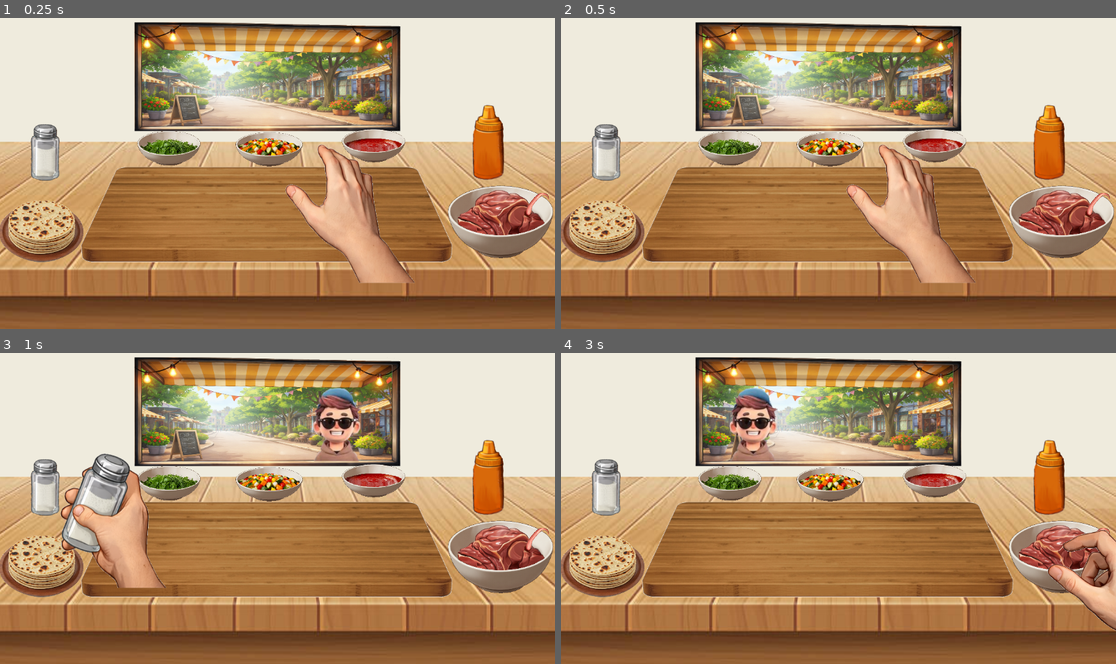
Above: before the commit, frames 1-4 (two rows, left to right).
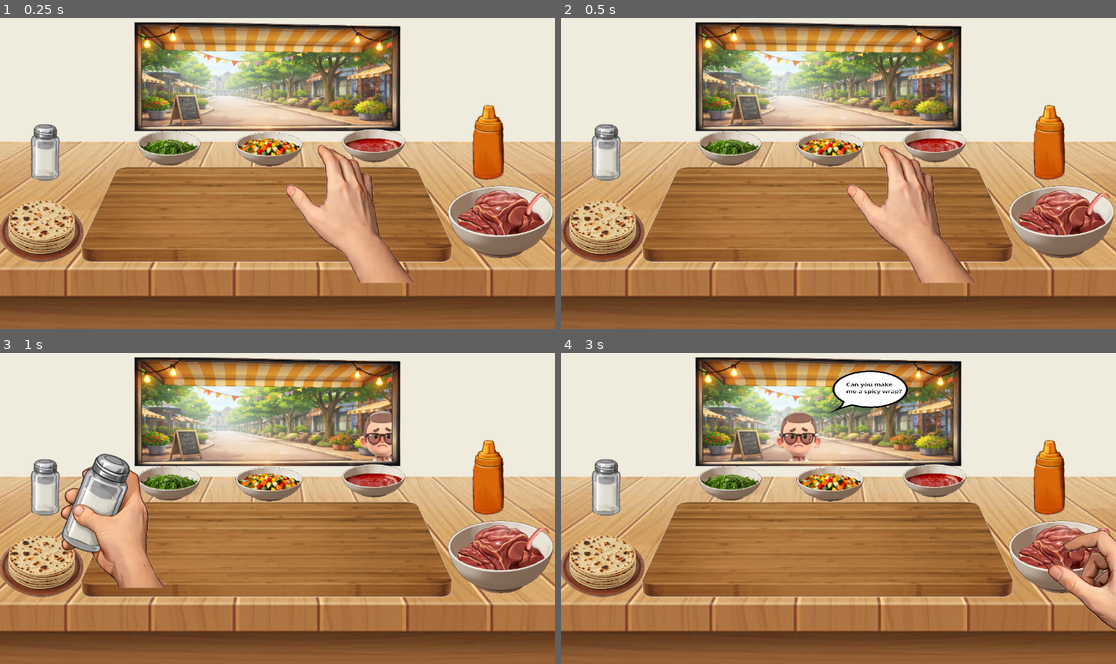
Above: after the commit, the same moments.

Repository: JensVL96/RatKebab
Game: Godot game, scene res://workstation.tscn
Two runs of this game, one before a commit and one after it. Both use one fixed random seed, a clock stepped at 60 frames per second and the inputs below.
Inputs (mouse positions are in pixels of both pictures, inside the frame that each line leads up to):
- Up to frame 1 (0.25 s): no input
- Up to frame 2 (0.5 s): no input
- Up to frame 3 (1 s): move the mouse to (44, 486) at 0.52 s; click (44, 486) at 0.67 s
- Up to frame 4 (3 s): move the mouse to (1049, 477) at 1.27 s; click (1049, 477) at 1.42 s; move the mouse to (605, 564) at 2.02 s; click (605, 564) at 2.17 s; move the mouse to (1060, 555) at 2.77 s; click (1060, 555) at 2.92 s

Frame 1 is identical in both runs. In frame 2, less than 0.1% of the frame differs, in the area x 69-71%, y 14-35%; in frame 3, 2.2%; in frame 4, 3.6%, in the area x 30-63%, y 5-35%.

Commit message:
working game with bugs

Diff:
--- /dev/null
+++ b/Customer.tscn
@@ -0,0 +1,15 @@
+[gd_scene format=3 uid="uid://bsxagvx4c6rey"]
+
+[ext_resource type="Script" uid="uid://cx0cn1gb12ed5" path="res://customer.gd" id="1_0n5xi"]
+[ext_resource type="Texture2D" uid="uid://buqniaddwmy6n" path="res://Window/People.png" id="2_axlab"]
+
+[node name="Customer" type="Control" unique_id=437419248]
+layout_mode = 3
+anchors_preset = 0
+mouse_filter = 2
+script = ExtResource("1_0n5xi")
+sprite_sheet = ExtResource("2_axlab")
+enter_x = 800
+stop_x = 200
+
+[node name="Person" type="Sprite2D" parent="." unique_id=29123221]
--- a/customer.gd
+++ b/customer.gd
@@ -1,51 +1,187 @@
-extends Node2D
+extends Control
+
+signal finished_wrap(reaction: String)  # "Perfect", "Fine", "Had better", "Terrible"
 
 @export var sprite_sheet: Texture2D
 @export var columns: int = 4
 @export var rows: int = 5
 
-@export var enter_x := 1000    # offscreen right
-@export var stop_x := 500      # middle of window
-@export var exit_x := -200     # offscreen left
-@export var move_speed := 300
-@export var wait_time := 1.0   # pause in middle
+@export var enter_x := 1000
+@export var stop_x := 500
+@export var exit_x := -200
+@export var move_speed := 300.0
+@export var wait_time := 1.0
 
-enum State { ENTERING, WAITING, LEAVING }
+enum State { ENTERING, WAITING, INTERACTING, REACTING, LEAVING }
 var state := State.ENTERING
 var timer := 0.0
+var waiting_entered := false
+
+var request_texts := [
+	"I'd like a \nsweet wrap!",
+	"One juicy wrap, \nplease.",
+	"Can you make \nme a spicy wrap?",
+]
+
+const MAX_INGREDIENTS = 8
+const FULL_PROFILE_MIN = 5
+const MEAT_BASE = 12
+const FULL_PROFILE_BONUS = 2
+const STACK_MULTIPLIER = 1.2
+const PREF_MULTIPLIER = 1.2
+enum Flavor { NONE, SWEET, SPICY, JUICY }
+var wrap_ingredients: Array = []  # strings: ["salt", "herbs", "rat_meat", ...]
+var has_tortilla := false
+var has_meat := false
+
+var ingredient_flavors = {
+	"herbs": [Flavor.JUICY],
+	"vegetables": [Flavor.JUICY],
+	"salt": [Flavor.SPICY],
+	"red_sauce": [Flavor.SPICY, Flavor.SWEET],
+	"yellow_condiment": [Flavor.SWEET],
+	"rat_meat": [Flavor.NONE],
+	"tortilla": [] # neutral
+}
 
 @onready var person_sprite: Sprite2D = $Person
+var window: Node = null
 
 func _ready():
-	# Assign sprite texture and random frame
 	person_sprite.texture = sprite_sheet
 	person_sprite.hframes = columns
 	person_sprite.vframes = rows
 	person_sprite.frame = randi() % (columns * rows)
 
-	# Start offscreen right
-	position = Vector2(enter_x, 150)
+	# start offscreen
+	position = Vector2(enter_x, 160)
 
 func _process(delta):
 	match state:
+
 		State.ENTERING:
-			position = position.move_toward(Vector2(stop_x, position.y), move_speed * delta)
+			position.x = move_toward(position.x, stop_x, move_speed * delta)
 			if abs(position.x - stop_x) < 1:
 				position.x = stop_x
 				state = State.WAITING
 				timer = wait_time
 
 		State.WAITING:
+			if not waiting_entered:
+				waiting_entered = true
+				if window:
+					window.show_bubble(request_texts.pick_random())
+
+		State.REACTING:
 			timer -= delta
 			if timer <= 0:
 				state = State.LEAVING
 
 		State.LEAVING:
-			position = position.move_toward(Vector2(exit_x, position.y), move_speed * delta)
-			if abs(position.x - exit_x) < 1:
-				# Loop back to start
-				position.x = enter_x
-				state = State.ENTERING
+			position.x = move_toward(position.x, exit_x, move_speed * delta)
+			if position.x <= exit_x:
+				if window:
+					window.hide_bubble()
+					window.spawn_customer()
+				queue_free()
 
-				# Swap person frame for next loop
-				person_sprite.frame = randi() % (columns * rows)
+func add_ingredient(ingredient: String):
+	if wrap_ingredients.size() >= MAX_INGREDIENTS:
+		print("Cannot add more ingredients: ", ingredient)
+		return # cannot add more
+
+	wrap_ingredients.append(ingredient)
+	if ingredient == "rat_meat":
+		has_meat = true
+	if ingredient == "tortilla":
+		has_tortilla = true
+
+	print("Added ingredient:", ingredient)
+	print("Wrap now has:", wrap_ingredients)
+	print("Has meat:", has_meat, "Has tortilla:", has_tortilla)
+
+func score_wrap(request_flavor: Flavor) -> float:
+	print("Scoring wrap. Ingredients:", wrap_ingredients)
+	print("Has tortilla:", has_tortilla, "Has meat:", has_meat)
+
+	if not has_meat or not has_tortilla:
+		print("Wrap incomplete during scoring!")
+		return -MEAT_BASE  # incomplete wrap
+
+	var total_score = 0.0
+	var prev_flavor: Flavor = Flavor.NONE
+
+	for ing in wrap_ingredients:
+		if not ingredient_flavors.has(ing):
+			continue
+
+		var ing_score = 1.0  # base score per ingredient
+
+		# multiplier for customer preference
+		for f in ingredient_flavors[ing]:
+			if f == request_flavor:
+				ing_score *= PREF_MULTIPLIER
+
+		# stacking bonus if same flavor repeats
+		if prev_flavor != Flavor.NONE and prev_flavor not in ingredient_flavors[ing]:
+			ing_score *= STACK_MULTIPLIER
+
+		total_score += ing_score
+
+		# remember last flavor for stacking
+		if ingredient_flavors[ing].size() > 0:
+			prev_flavor = ingredient_flavors[ing][0]
+		else:
+			prev_flavor = Flavor.NONE
+
+	# full profile bonus
+	if wrap_ingredients.size() >= FULL_PROFILE_MIN:
+		total_score += FULL_PROFILE_BONUS
+
+	# final score subtract meat dominance
+	return total_score - MEAT_BASE
+
+
+func give_wrap(hand_node: Node):
+	if state != State.WAITING:
+		return
+
+	if not has_tortilla or not has_meat:
+		if window:
+			window.show_bubble("Wrap incomplete!")
+		return
+
+	if hand_node.hand_type != hand_node.HandType.WRAP:
+		if window:
+			window.show_bubble("I need a folded wrap!")
+		return
+
+	var request_flavor = Flavor.values()[randi() % 3]  # example: randomly pick requested flavor
+	var score = score_wrap(request_flavor)
+	var reaction = ""
+	print("final score: ", score)
+
+	if score >= -1:
+		reaction = "Perfect!"
+	elif score >= -3:
+		reaction = "Fine."
+	elif score >= -5:
+		reaction = "Had better!"
+	else:
+		reaction = "Terrible!"
+
+	if window:
+		window.show_bubble(reaction)
+		emit_signal("finished_wrap", reaction)
+
+	state = State.REACTING
+	timer = 1.5
+
+	# reset hand
+	hand_node.hand_type = hand_node.HandType.NONE
+	hand_node.texture = hand_node.hand_default
+
+	# reset wrap
+	wrap_ingredients.clear()
+	has_meat = false
+	has_tortilla = false
--- a/hand_default.gd
+++ b/hand_default.gd
@@ -14,6 +14,7 @@
 @onready var hand_sauce = preload("res://Hand/HandSauce.png")
 
 @onready var wrapping_station := get_node("/root/Workstation/Wrapping")
+var current_customer: Node = null
 
 enum HandType { NONE, TORTILLA, MEAT, VEG, HERBS, SAUCE, CONDIMENT, SPICE, WRAP }
 var hand_type: HandType = HandType.NONE
@@ -36,6 +37,7 @@
 	# Replace hand sprite with wrap-holding sprite
 	texture = hand_wrap  # or whatever sprite indicates holding the folded wrap
 	# Optionally, you could parent the folded wrap to the hand here
+	hand_type = HandType.WRAP
 	print("Wrap folded! Hand can now pick it up.")
 
 #func _input(event):
--- /dev/null
+++ b/interact.gd
@@ -0,0 +1,8 @@
+extends Area2D
+
+
+func _input_event(viewport, event, shape_idx):
+	if event is InputEventMouseButton and event.pressed:
+		var customer = get_parent()  # Area2D parent is Customer
+		customer.give_wrap()
+		print("customer received the wrap")
--- a/window.gd
+++ b/window.gd
@@ -1,17 +1,104 @@
 extends Node2D
 
 @export var customer_scene: PackedScene
-@onready var people_layer := $CustomerSpawner  # Node2D to hold customers
+
+@onready var bubble := $Bubble
+@onready var bubble_label := $Bubble/Label
+@onready var hand := get_node("/root/Workstation/Hand/HandDefault")
+
+var current_customer: Control = null
+
+var is_closing := false
+@export var shutter_speed := 500.0  # pixels per second
+@onready var shutter := $Shutter
 
 func _ready():
-	# Spawn first customer for testing
+	bubble.visible = false
 	spawn_customer()
 
+func _process(delta):
+	# move shutter down if restaurant is closing
+	shutter.position.y += shutter_speed * delta/10
+	if shutter.position.y >= 0:
+		shutter.position.y = 0
+		set_process(false)
+		print("Restaurant fully closed.")
+
+func show_bubble(text: String):
+	bubble.visible = true
+	bubble_label.text = text
+
+func hide_bubble():
+	bubble.visible = false
+
+@export var perfect_count := 0
+@export var terrible_count := 0
+const PERFECT_LIMIT := 3
+const TERRIBLE_LIMIT := 3
+
+func shutdown_restaurant():
+	if is_closing:
+		return
+	is_closing = true
+	print("Restaurant shut down!")
+
+	# show shutter parts
+	shutter.get_node("ShutterBlinds").visible = true
+	shutter.get_node("ShutterPoster").visible = true
+	shutter.get_node("ShutterPoster/ShutterText").visible = true
+
+	# start above viewport
+	shutter.position.y = -shutter.size.y*2
+
+	set_process(true)  # animate in _process
+
+func celebrate_success():
+	if is_closing:
+		return
+	is_closing = true
+	print("Restaurant success!")
+
+	# show shutter parts
+	$Newspaper.visible = true
+
+func _on_customer_finished(reaction: String):
+	match reaction:
+		"Perfect!":
+			perfect_count += 1
+			if perfect_count >= PERFECT_LIMIT:
+				celebrate_success()
+		"Terrible!":
+			terrible_count += 1
+			if terrible_count >= TERRIBLE_LIMIT:
+				await get_tree().create_timer(2.0).timeout
+				shutdown_restaurant()
+
 func spawn_customer():
+	if is_closing:
+		return
 	if customer_scene == null:
 		push_error("Customer scene not assigned!")
 		return
 
-	var c = customer_scene.instantiate()
-	people_layer.add_child(c)
-	c.position = Vector2(c.enter_x, 200)  # start offscreen
+	# safety: only one customer at a time
+	if current_customer:
+		current_customer.queue_free()
+
+	var c := customer_scene.instantiate() as Control
+	$WindowContainer/CustomerSpawner.add_child(c)
+	#add_child(c)                 # <-- directly under Window
+	current_customer = c
+	hand.current_customer = c    # hand knows who it's serving
+	c.window = self
+	c.connect("finished_wrap", Callable(self, "_on_customer_finished"))
+
+func _on_interact_input_event(
+	viewport: Node,
+	event: InputEvent,
+	shape_idx: int
+) -> void:
+	if event is InputEventMouseButton and event.pressed:
+		print("interacting with customer")
+		if current_customer:
+			print("giving him food")
+			current_customer.give_wrap(hand)
--- a/workstation.tscn
+++ b/workstation.tscn
@@ -4,18 +4,20 @@
 [ext_resource type="Texture2D" uid="uid://ds5rinai41b8v" path="res://tableGraphic.jpg" id="1_lh6un"]
 [ext_resource type="Script" uid="uid://dup8mtiwsrd1j" path="res://window.gd" id="1_t2qr7"]
 [ext_resource type="Texture2D" uid="uid://bsw46gajne6g6" path="res://resources/CuttingBoard.png" id="2_0gv1q"]
+[ext_resource type="PackedScene" uid="uid://bsxagvx4c6rey" path="res://Customer.tscn" id="2_ex53a"]
 [ext_resource type="Texture2D" uid="uid://cld3qc5tf2cdx" path="res://Hand/HandDefault.png" id="2_oys21"]
 [ext_resource type="Texture2D" uid="uid://ct3fpejjarghu" path="res://Window/WindowFrame.png" id="2_ygi8u"]
 [ext_resource type="Texture2D" uid="uid://dmrxxkuoo0frm" path="res://resources/TortillaPLate.png" id="3_7fv2r"]
+[ext_resource type="Texture2D" uid="uid://c22mul5k58x2p" path="res://Window/ShutterWindow.png" id="3_int05"]
 [ext_resource type="Script" uid="uid://b052n3b7b582v" path="res://hand_default.gd" id="3_rvujf"]
+[ext_resource type="Texture2D" uid="uid://bywyp87mbhq4h" path="res://Window/SuccessPaper.png" id="3_t0b03"]
 [ext_resource type="Texture2D" uid="uid://bhh7nbeuich0v" path="res://resources/Salt.png" id="3_tklhv"]
-[ext_resource type="Script" uid="uid://cx0cn1gb12ed5" path="res://customer.gd" id="3_ygi8u"]
 [ext_resource type="Texture2D" uid="uid://su0134nle8se" path="res://resources/Condiment.png" id="4_8ts6e"]
 [ext_resource type="Texture2D" uid="uid://bdipfnjisi4xq" path="res://resources/MeatBowl.png" id="4_bsjfv"]
 [ext_resource type="Texture2D" uid="uid://b512pa3ivu3c0" path="res://resources/HerbBowl.png" id="5_b5nh1"]
 [ext_resource type="Texture2D" uid="uid://bpakflqoh131c" path="res://resources/VegBowl.png" id="5_bsjfv"]
-[ext_resource type="Texture2D" uid="uid://buqniaddwmy6n" path="res://Window/People.png" id="5_ex53a"]
 [ext_resource type="Texture2D" uid="uid://bjv3foslx1pv2" path="res://resources/SauceBowl.png" id="6_6bswh"]
+[ext_resource type="Texture2D" uid="uid://badv03l570wm5" path="res://Window/Bubble.png" id="6_int05"]
 [ext_resource type="Texture2D" uid="uid://dm5tohah5sioa" path="res://resources/WrapStation.png" id="8_b5nh1"]
 [ext_resource type="Script" uid="uid://c52jqpyfs2jfi" path="res://wrapping.gd" id="8_nr8tf"]
 [ext_resource type="Texture2D" uid="uid://cs7rjbiqr5a55" path="res://Wrap/WrapVeg.png" id="9_t2u10"]
@@ -33,6 +35,20 @@
 [sub_resource type="GradientTexture2D" id="GradientTexture2D_74axj"]
 gradient = SubResource("Gradient_s43te")
 
+[sub_resource type="Gradient" id="Gradient_t0b03"]
+colors = PackedColorArray(1, 1, 1, 1, 1, 1, 1, 1)
+
+[sub_resource type="GradientTexture2D" id="GradientTexture2D_n5ube"]
+gradient = SubResource("Gradient_t0b03")
+
+[sub_resource type="RectangleShape2D" id="RectangleShape2D_int05"]
+size = Vector2(108, 132)
+
+[sub_resource type="Gradient" id="Gradient_int05"]
+
+[sub_resource type="GradientTexture2D" id="GradientTexture2D_t0b03"]
+gradient = SubResource("Gradient_int05")
+
 [sub_resource type="RectangleShape2D" id="RectangleShape2D_tklhv"]
 size = Vector2(61, 125)
 
@@ -60,14 +76,63 @@
 [node name="Workstation" type="Node2D" unique_id=1431014262]
 
 [node name="Background" type="Sprite2D" parent="." unique_id=1283174677]
+z_index = -2
 position = Vector2(580.00006, 330)
 scale = Vector2(18.2031, 10.3594)
 texture = SubResource("GradientTexture2D_74axj")
 
 [node name="Window" type="Node2D" parent="." unique_id=767181202]
 script = ExtResource("1_t2qr7")
+customer_scene = ExtResource("2_ex53a")
+perfect_count = 3
+
+[node name="Newspaper" type="Sprite2D" parent="Window" unique_id=2021384465]
+visible = false
+z_index = 11
+position = Vector2(584, 326)
+scale = Vector2(0.6845703, 0.5771484)
+texture = ExtResource("3_t0b03")
+
+[node name="Shutter" type="Control" parent="Window" unique_id=98567333]
+layout_mode = 3
+anchors_preset = 0
+offset_right = 40.0
+offset_bottom = 40.0
+
+[node name="ShutterBlinds" type="Sprite2D" parent="Window/Shutter" unique_id=1235139968]
+visible = false
+position = Vector2(574.00006, 100.74992)
+scale = Vector2(0.30866668, 0.25940007)
+texture = ExtResource("3_int05")
+
+[node name="ShutterPoster" type="TextureRect" parent="Window/Shutter" unique_id=1878373229]
+visible = false
+layout_mode = 0
+offset_left = 415.0
+offset_top = 66.0
+offset_right = 705.0
+offset_bottom = 186.0
+texture = SubResource("GradientTexture2D_n5ube")
+
+[node name="ShutterText" type="Label" parent="Window/Shutter/ShutterPoster" unique_id=1808043289]
+visible = false
+layout_mode = 0
+offset_left = 40.0
+offset_top = 15.0
+offset_right = 730.0
+offset_bottom = 304.0
+scale = Vector2(0.3, 0.3)
+theme_override_colors/font_color = Color(0, 0, 0, 1)
+theme_override_font_sizes/font_size = 51
+text = "GAME OVER
+
+You got shut down for a
+major health code violation!"
+horizontal_alignment = 1
+vertical_alignment = 1
 
 [node name="WindowBG" type="Sprite2D" parent="Window" unique_id=896948164]
+z_index = -1
 position = Vector2(578, 201.00002)
 scale = Vector2(0.53866667, 0.444)
 texture = ExtResource("1_hxn30")
@@ -77,7 +142,7 @@
 scale = Vector2(0.539, 0.444)
 texture = ExtResource("2_ygi8u")
 
-[node name="WindowContainer" type="Control" parent="Window" unique_id=1833869823]
+[node name="WindowContainer" type="Control" parent="Window" unique_id=987672154]
 clip_contents = true
 layout_mode = 3
 anchors_preset = 0
@@ -85,15 +150,42 @@
 offset_top = 19.0
 offset_right = 813.0
 offset_bottom = 226.0
-
-[node name="CustomerSpawner" type="Node2D" parent="Window/WindowContainer" unique_id=1261078400]
-position = Vector2(-294, -19)
-
-[node name="Customer" type="Node2D" parent="Window/WindowContainer/CustomerSpawner" unique_id=309512478]
-script = ExtResource("3_ygi8u")
-sprite_sheet = ExtResource("5_ex53a")
-
-[node name="Person" type="Sprite2D" parent="Window/WindowContainer/CustomerSpawner/Customer" unique_id=549283773]
+mouse_filter = 2
+
+[node name="CustomerSpawner" type="Node2D" parent="Window/WindowContainer" unique_id=2086535093]
+
+[node name="Bubble" type="TextureRect" parent="Window" unique_id=918743737]
+offset_left = 548.0
+offset_top = 32.0
+offset_right = 1388.0
+offset_bottom = 704.0
+scale = Vector2(0.20982133, 0.14955352)
+texture = ExtResource("6_int05")
+
+[node name="Label" type="Label" parent="Window/Bubble" unique_id=274493232]
+modulate = Color(0, 0, 0, 1)
+self_modulate = Color(0, 0, 0, 1)
+z_index = 5
+layout_mode = 0
+offset_left = 209.70227
+offset_top = 187.22394
+offset_right = 748.25574
+offset_bottom = 494.80618
+theme_override_colors/font_color = Color(1, 1, 1, 1)
+theme_override_font_sizes/font_size = 67
+text = "testing the label"
+
+[node name="Interact" type="Area2D" parent="Window" unique_id=1221474928]
+
+[node name="CollisionShape2D" type="CollisionShape2D" parent="Window/Interact" unique_id=919005668]
+position = Vector2(498, 164)
+shape = SubResource("RectangleShape2D_int05")
+
+[node name="Sprite2D" type="Sprite2D" parent="Window/Interact" unique_id=955171839]
+visible = false
+position = Vector2(497.99997, 164)
+scale = Vector2(1.71875, 2.15625)
+texture = SubResource("GradientTexture2D_t0b03")
 
 [node name="Table" type="Sprite2D" parent="." unique_id=467981459]
 position = Vector2(578, 458)
@@ -110,30 +202,28 @@
 
 [node name="LeftRack" type="Sprite2D" parent="Racks/LRackArea" unique_id=1766720949]
 
-[node name="SpiceColl" type="CollisionShape2D" parent="Racks/LRackArea" unique_id=1795502358]
-position = Vector2(92.5, 279.5)
-shape = SubResource("RectangleShape2D_tklhv")
-debug_color = Color(0.880628, 0.278645, 0.49826, 1)
-
 [node name="Spices" type="Sprite2D" parent="Racks/LRackArea" unique_id=707532851]
 position = Vector2(96.99999, 283)
 scale = Vector2(0.6082677, 0.5622951)
 texture = ExtResource("3_tklhv")
 
+[node name="SpiceColl" type="CollisionShape2D" parent="Racks/LRackArea" unique_id=1795502358]
+position = Vector2(92.5, 279.5)
+shape = SubResource("RectangleShape2D_tklhv")
+
 [node name="RRackArea2" type="Area2D" parent="Racks" unique_id=1290614599]
 
 [node name="RightRack" type="Sprite2D" parent="Racks/RRackArea2" unique_id=156605248]
-
-[node name="CondColl" type="CollisionShape2D" parent="Racks/RRackArea2" unique_id=60355722]
-position = Vector2(1014, 258.5)
-shape = SubResource("RectangleShape2D_8ts6e")
-debug_color = Color(0.880628, 0.278645, 0.49826, 1)
 
 [node name="Condiments" type="Sprite2D" parent="Racks/RRackArea2" unique_id=530625862]
 position = Vector2(1015.0001, 268.00003)
 scale = Vector2(0.7509363, 0.70058995)
 texture = ExtResource("4_8ts6e")
 
+[node name="CondColl" type="CollisionShape2D" parent="Racks/RRackArea2" unique_id=60355722]
+position = Vector2(1014, 258.5)
+shape = SubResource("RectangleShape2D_8ts6e")
+
 [node name="Ingredients" type="Node2D" parent="." unique_id=2050122996]
 
 [node name="WrapArea" type="Area2D" parent="Ingredients" unique_id=1685500093]
@@ -146,20 +236,18 @@
 [node name="WrapColl" type="CollisionShape2D" parent="Ingredients/WrapArea" unique_id=1532556714]
 position = Vector2(90.5, 443)
 shape = SubResource("RectangleShape2D_hxn30")
-debug_color = Color(0.880628, 0.278645, 0.49826, 1)
 
 [node name="MeatArea" type="Area2D" parent="Ingredients" unique_id=915771999]
-
-[node name="MeatColl" type="CollisionShape2D" parent="Ingredients/MeatArea" unique_id=225036132]
-position = Vector2(1040, 421)
-shape = SubResource("RectangleShape2D_ygi8u")
-debug_color = Color(0.880628, 0.278645, 0.49826, 1)
 
 [node name="Meat" type="Sprite2D" parent="Ingredients/MeatArea" unique_id=1096343969]
 position = Vector2(1038, 414.00003)
 scale = Vector2(0.24215579, 0.22800004)
 texture = ExtResource("4_bsjfv")
 
+[node name="MeatColl" type="CollisionShape2D" parent="Ingredients/MeatArea" unique_id=225036132]
+position = Vector2(1040, 421)
+shape = SubResource("RectangleShape2D_ygi8u")
+
 [node name="VegArea" type="Area2D" parent="Ingredients" unique_id=1128671745]
 
 [node name="Vegetables" type="Sprite2D" parent="Ingredients/VegArea" unique_id=1077757837]
@@ -170,7 +258,6 @@
 [node name="VegColl" type="CollisionShape2D" parent="Ingredients/VegArea" unique_id=2052009059]
 position = Vector2(558, 282)
 shape = SubResource("RectangleShape2D_76bsg")
-debug_color = Color(0.880628, 0.278645, 0.49826, 1)
 
 [node name="HerbArea" type="Area2D" parent="Ingredients" unique_id=2065140671]
 
@@ -182,7 +269,6 @@
 [node name="HerbColl" type="CollisionShape2D" parent="Ingredients/HerbArea" unique_id=1910218892]
 position = Vector2(350, 284)
 shape = SubResource("RectangleShape2D_76bsg")
-debug_color = Color(0.880628, 0.278645, 0.49826, 1)
 
 [node name="SauceArea" type="Area2D" parent="Ingredients" unique_id=776658562]
 
@@ -194,7 +280,6 @@
 [node name="SauceColl" type="CollisionShape2D" parent="Ingredients/SauceArea" unique_id=96137663]
 position = Vector2(776, 283)
 shape = SubResource("RectangleShape2D_76bsg")
-debug_color = Color(0.880628, 0.278645, 0.49826, 1)
 
 [node name="Wrapping" type="Node2D" parent="." unique_id=1665467634]
 script = ExtResource("8_nr8tf")
@@ -290,6 +375,7 @@
 offset = Vector2(150, 60)
 script = ExtResource("3_rvujf")
 
+[connection signal="input_event" from="Window/Interact" to="Window" method="_on_interact_input_event"]
 [connection signal="input_event" from="Racks/LRackArea" to="Hand/HandDefault" method="_on_l_rack_area_input_event"]
 [connection signal="input_event" from="Racks/RRackArea2" to="Hand/HandDefault" method="_on_r_rack_area_2_input_event"]
 [connection signal="input_event" from="Ingredients/WrapArea" to="Hand/HandDefault" method="_on_wrap_area_input_event"]
--- a/wrapping.gd
+++ b/wrapping.gd
@@ -15,6 +15,7 @@
 @onready var tortilla := $StationArea/Station
 @onready var first_fold := $FirstFold/FirstWrap
 @onready var second_fold := $SecondFold/SecondWrap
+@onready var window := get_node("/root/Workstation/Window")
 
 var is_folded := false
 var first_fold_side = null  # "left" or "right"
@@ -33,6 +34,10 @@
 	tortilla.visible = false
 	first_fold.visible = false
 	second_fold.visible = false
+
+	# get the current customer reference
+	window = get_node("/root/Workstation/Window")
+	print("Wrapping station knows window:", window)
 
 	var hand_enum = hand_node.HandType
 	hand_type_to_template = {
@@ -91,6 +96,33 @@
 	var type = hand_node.hand_type
 	var hand_enum = hand_node.HandType
 
+	# after creating `current_item`
+	var ingredient_name := ""
+	match type:
+		hand_enum.TORTILLA:
+			ingredient_name = "tortilla"
+		hand_enum.MEAT:
+			ingredient_name = "rat_meat"
+		hand_enum.VEG:
+			ingredient_name = "vegetables"
+		hand_enum.HERBS:
+			ingredient_name = "herbs"
+		hand_enum.SAUCE:
+			ingredient_name = "red_sauce"
+		hand_enum.CONDIMENT:
+			ingredient_name = "yellow_condiment"
+		hand_enum.SPICE:
+			ingredient_name = "salt"
+
+	# now tell the customer wrap about it
+	if window and window.current_customer:
+		if ingredient_name != "":
+			window.current_customer.add_ingredient(ingredient_name)
+		else:
+			print("No ingredient mapped for hand type:", type)
+	else:
+		print("No current_customer to add ingredient to!")
+
 	if type == hand_enum.NONE:
 		return
 	if type == hand_enum.WRAP:
Binary file added: Window/Bubble.png
Not shown, added: Window/Bubble.png.import
Binary file added: Window/ShutterWindow.png
Not shown, added: Window/ShutterWindow.png.import
Binary file added: Window/SuccessPaper.png
Not shown, added: Window/SuccessPaper.png.import
Not shown, added: interact.gd.uid
Not shown: 1 places in workstation.tscn that only renumber resources
